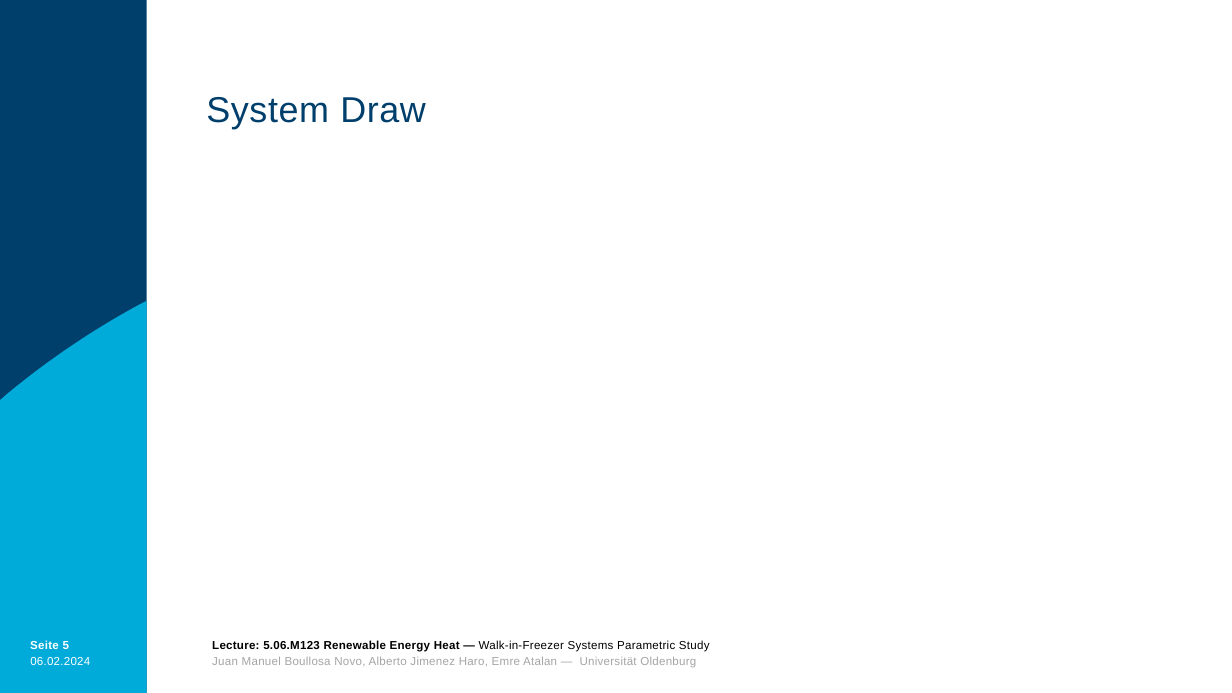
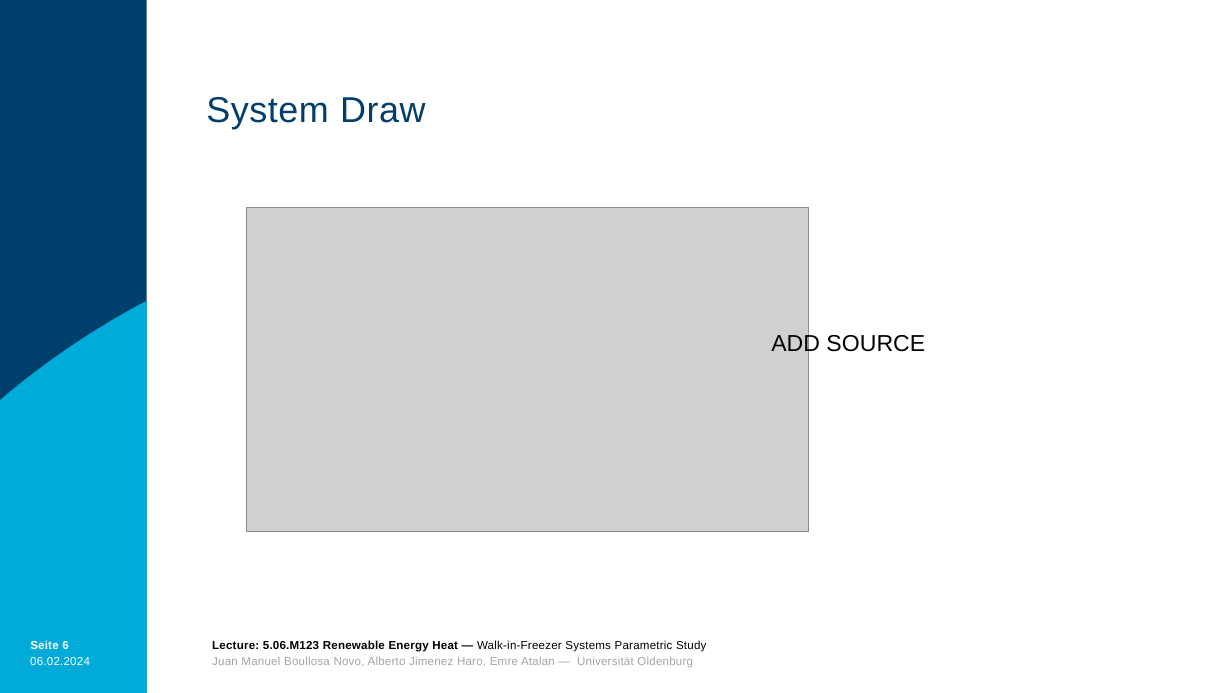
Before and after one commit to boujuan/Renewable_Energy_Heat, a slide deck: slide 6 of REH_Presentation.pptm (slide 5 before the commit). Drawn at 1232x693 pixels with LibreOffice and Linux fonts; fonts in the diff are those of the drawing; grey boxes stand for pictures; background and template pictures are left out. Boxes give left, top, right and bottom in pixels: in the first picture for what was removed or moved away, otherwise in the second. Text is boxed around its words. In the diff, an @@ line names an element or a change of style, - is before the commit and + after.

```diff
--- a/REH_Presentation.pptm
+++ b/REH_Presentation.pptm
@@ picture added at [247,208,809,531] @@
@@ text added at [771,332,925,356], 18 pt, text #000000 @@
+ADD SOURCE
@@ page number at [30,640,68,652]: text changed @@
-Seite 5
+Seite 6
```
Also in this commit, not shown: 7 other slides changed, 4 slides added, 3 slides removed.
